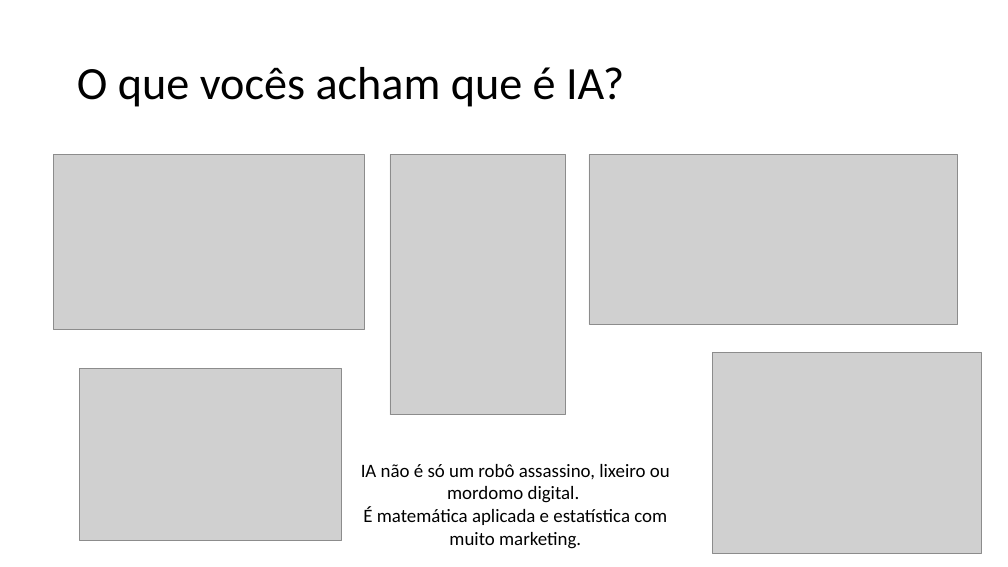
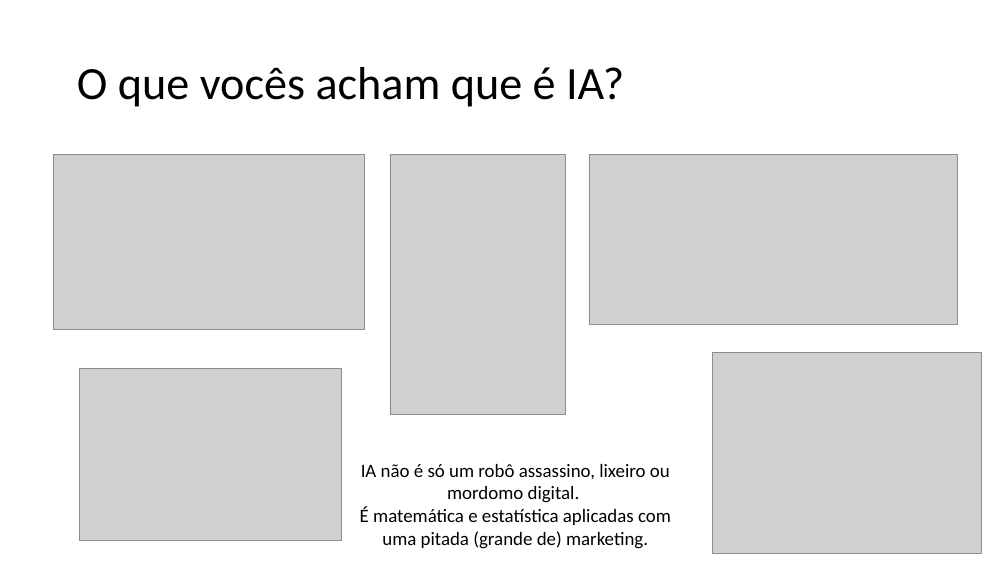
Before and after one commit to zz4fap/c24_inteligencia_artificial, a slide deck: slide 12 of slides/C24_Introdução.pptx (slide 14 before the commit). Drawn at 1008x567 pixels with LibreOffice and Linux fonts; fonts in the diff are those of the drawing; grey boxes stand for pictures. Boxes give left, top, right and bottom in pixels: in the first picture for what was removed or moved away, otherwise in the second. Text is boxed around its words. In the diff, an @@ line names an element or a change of style, - is before the commit and + after.

```diff
--- a/slides/C24_Introdução.pptx
+++ b/slides/C24_Introdução.pptx
@@ text at (360,506,671,549): text changed @@
-É matemática aplicada e estatística com muito marketing.
+É matemática e estatística aplicadas com uma pitada (grande de) marketing.
```
Also in this commit, not shown: 1 other slide changed, 2 slides removed, 1 other file.
